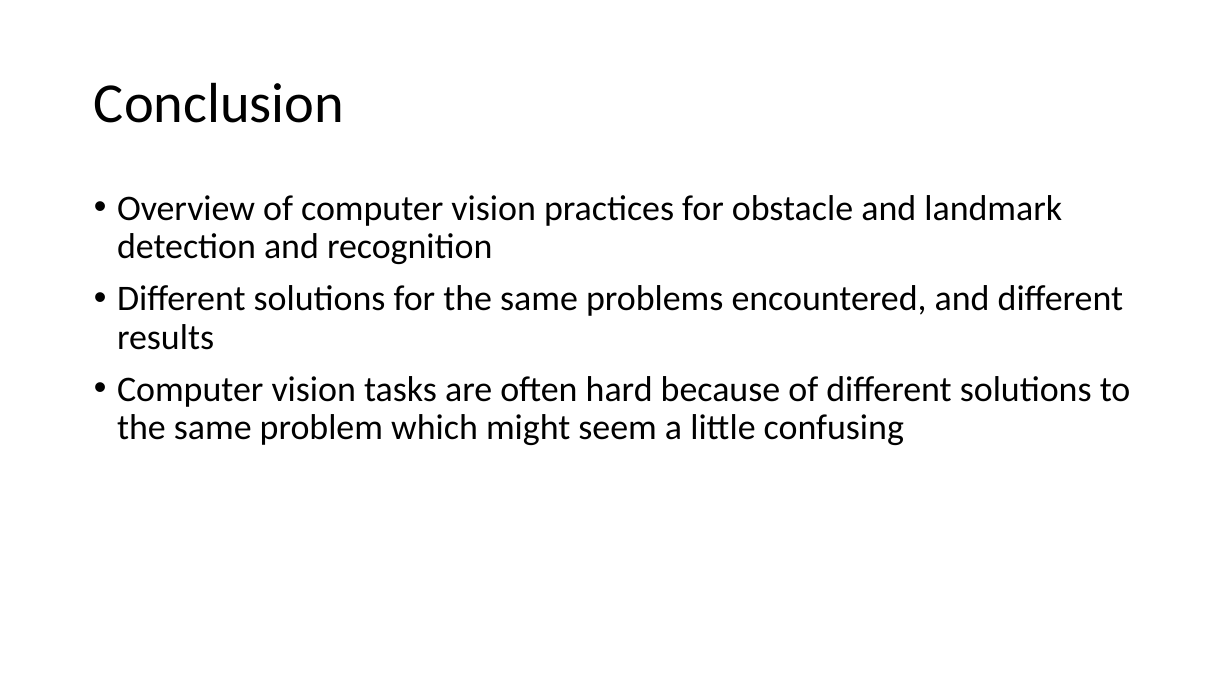
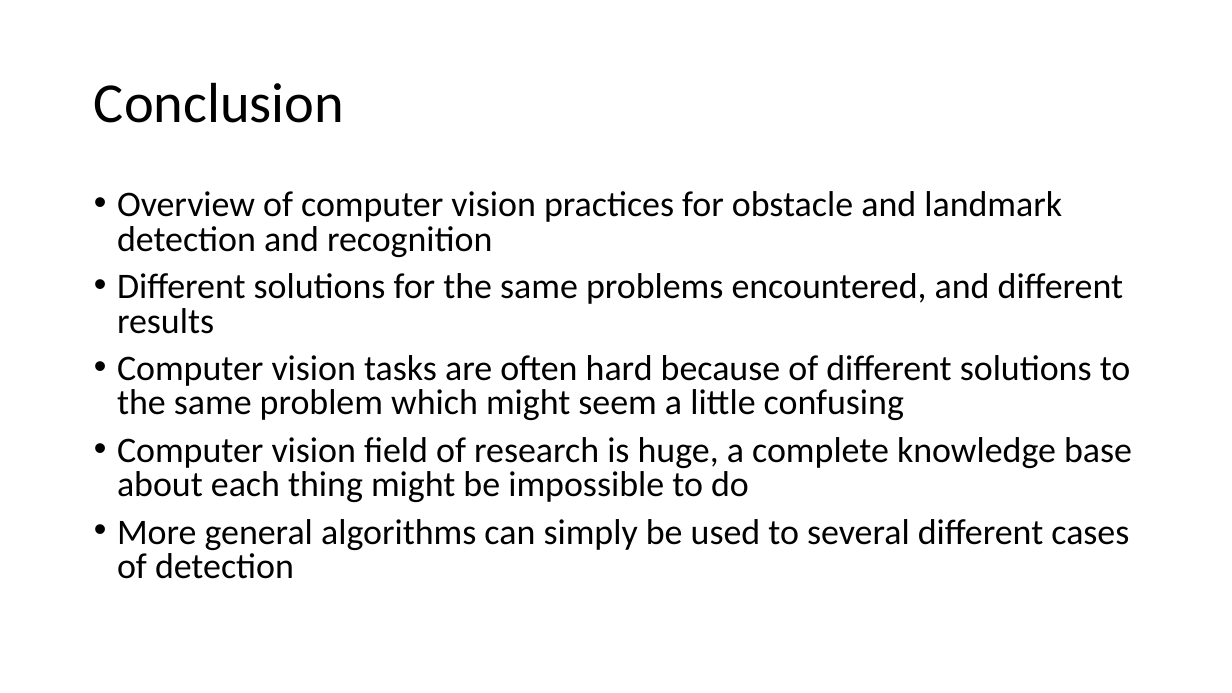
Before and after one commit to rodsnjr/vision_ontology, a slide deck: slide 14 of presentation.pptx (slide 13 before the commit). Drawn at 1232x693 pixels with LibreOffice and Linux fonts; fonts in the diff are those of the drawing. Boxes give left, top, right and bottom in pixels: in the first picture for what was removed or moved away, otherwise in the second. Text is boxed around its words. In the diff, an @@ line names an element or a change of style, - is before the commit and + after.

Commit message:
ppt

```diff
--- a/presentation.pptx
+++ b/presentation.pptx
@@ text at bbox=[117, 191, 1131, 420]: line spacing 0.9 to 0.8 @@
@@ text at bbox=[117, 437, 1132, 579]: paragraphs added @@
+• Computer vision field of research is huge, a complete knowledge base about each thing might be impossible to do
+• More general algorithms can simply be used to several different cases of detection
```
Also in this commit, not shown: 2 other slides changed, 2 slides added, 1 slide removed, 4 other files.
